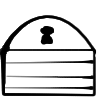
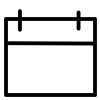
Layer changes from the first 100x100 image to the second:
added layer "Paint Layer 12" above "Paint Layer 11" over [0, 9, 98, 97]
hid "Paint Layer 7" over [0, 9, 98, 97]
